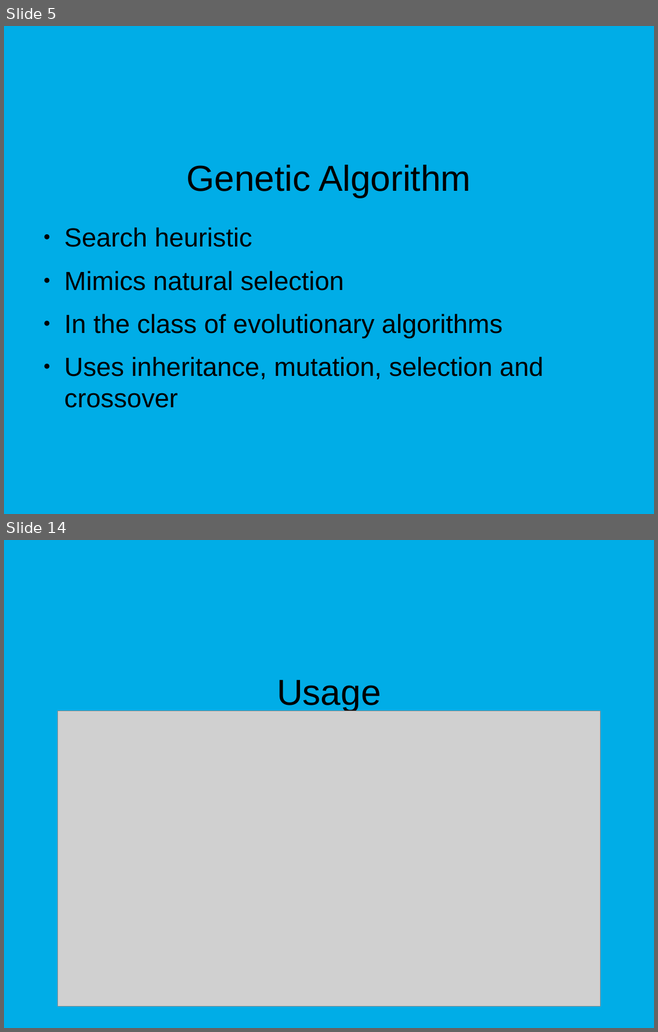
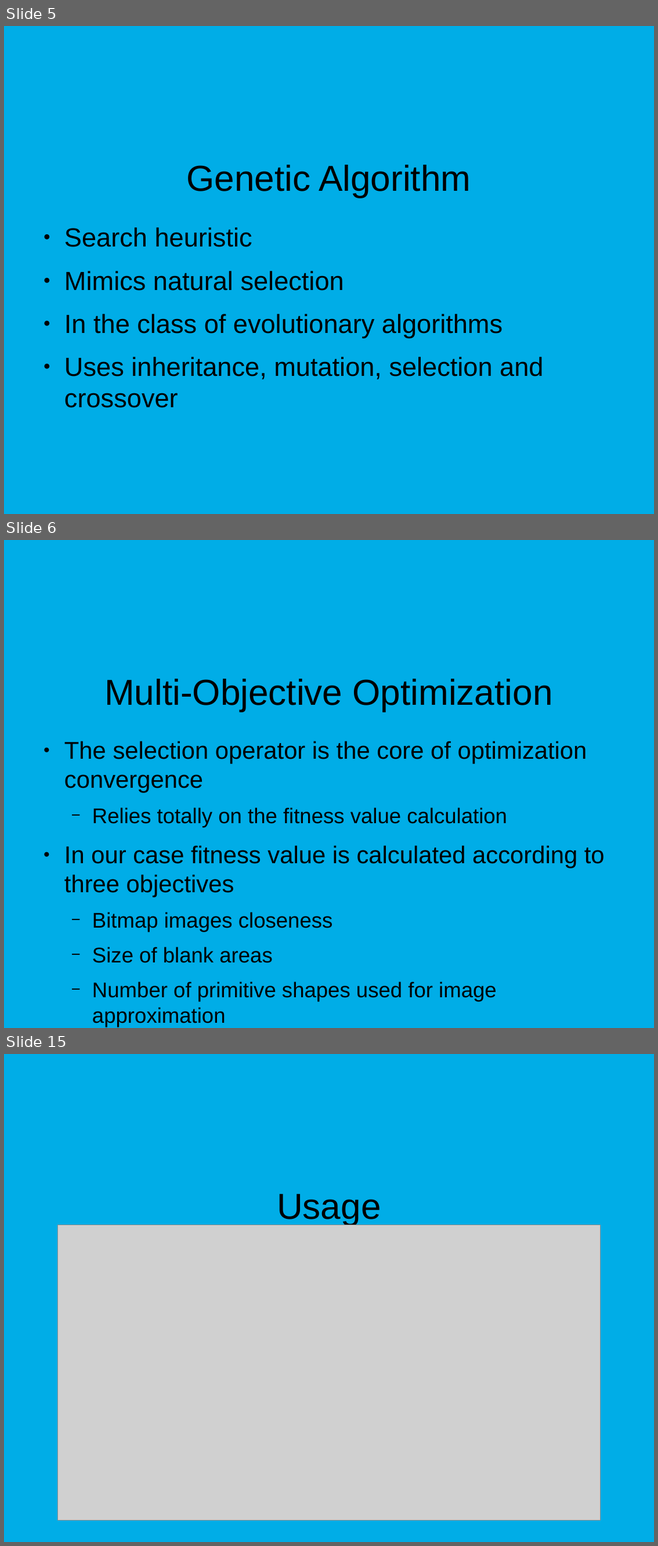
Before and after one commit to TodorBalabanov/ICAI20-International-Conference-Automatics-and-Informatics-2020, a slide deck: ICAI20-Multiobjective-Optimization-in-Image-Approximation.odp. Shown one above the other, each under a label of ours: slides 5 and 14 before the commit, slides 5, 6 and 15 after it; the slides between them are not shown. The pictures are 658x1032 and 658x1546 pixels, drawn with LibreOffice and Linux fonts; fonts in the diff are those of the drawing; grey boxes stand for pictures; background and template pictures are left out. Boxes give left, top, right and bottom in pixels: in the first picture for what was removed or moved away, otherwise in the second. Text is boxed around its words. In the diff, an @@ line names an element or a change of style, - is before the commit and + after.

```diff
--- a/ICAI20-Multiobjective-Optimization-in-Image-Approximation.odp
+++ b/ICAI20-Multiobjective-Optimization-in-Image-Approximation.odp
@@ slide 6 added at (4, 540, 654, 1028), background #00ADE7 @@
@@ title added at (104, 679, 553, 711), 44 pt, text #000000 @@
+Multi-Objective Optimization
@@ text added at (64, 741, 604, 1027), 25.9 pt, text #000000 @@
+● The selection operator is the core of optimization convergence
+  − Relies totally on the fitness value calculation
+● In our case fitness value is calculated according to three objectives
+  − Bitmap images closeness
+  − Size of blank areas
+  − Number of primitive shapes used for image approximation
@@ what was slide 14 is now slide 15 @@
```
Also in this commit, not shown: 4 slides changed.
